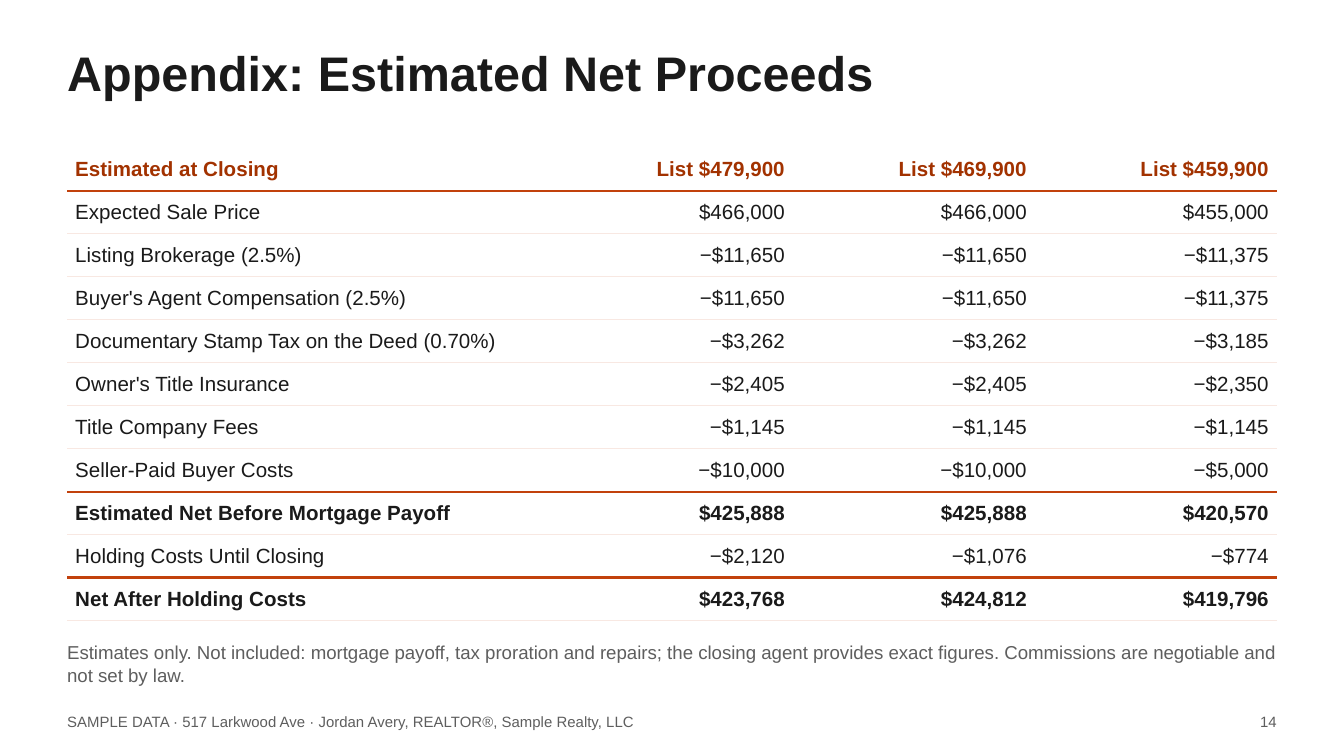
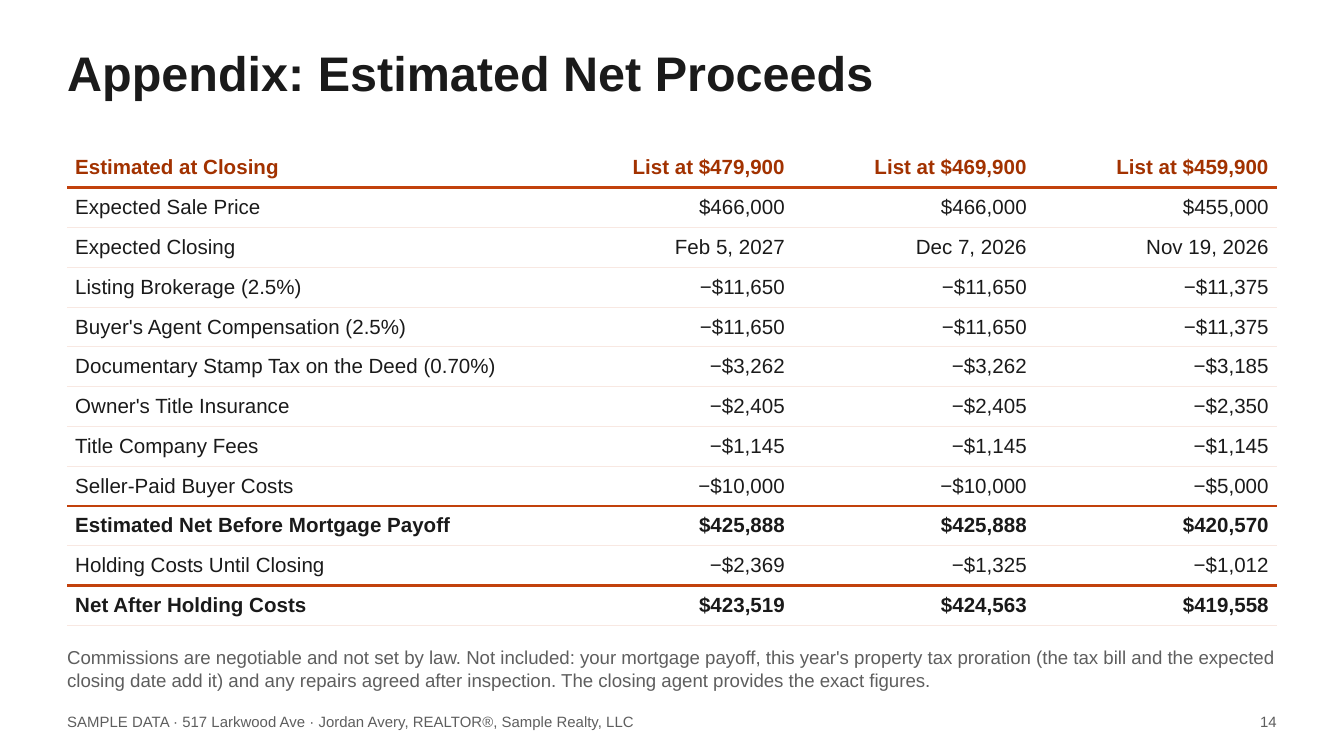
Before and after one commit to axelrivera/real-estate-skills, a slide deck: slide 14 of samples/seller-cma/517-Larkwood-Ave-Listing-Presentation.pptx. Drawn at 1344x756 pixels with LibreOffice and Linux fonts; fonts in the diff are those of the drawing. Boxes give left, top, right and bottom in pixels: in the first picture for what was removed or moved away, otherwise in the second. Text is boxed around its words. In the diff, an @@ line names an element or a change of style, - is before the commit and + after.

```diff
--- a/samples/seller-cma/517-Larkwood-Ave-Listing-Presentation.pptx
+++ b/samples/seller-cma/517-Larkwood-Ave-Listing-Presentation.pptx
@@ table at (67, 148, 1277, 621) @@
-row 1: Estimated at Closing | List $479,900 | List $469,900 | List $459,900
+row 1: Estimated at Closing | List at $479,900 | List at $469,900 | List at $459,900
+row 3: Expected Closing | Feb 5, 2027 | Dec 7, 2026 | Nov 19, 2026
-row 10: Holding Costs Until Closing | −$2,120 | −$1,076 | −$774
+row 11: Holding Costs Until Closing | −$2,369 | −$1,325 | −$1,012
-row 11: Net After Holding Costs | $423,768 | $424,812 | $419,796
+row 12: Net After Holding Costs | $423,519 | $424,563 | $419,558
@@ text at (67, 650, 1275, 691): text changed @@
-Estimates only. Not included: mortgage payoff, tax proration and repairs; the closing agent provides exact figures. Commissions are negotiable and not set by law.
+Commissions are negotiable and not set by law. Not included: your mortgage payoff, this year's property tax proration (the tax bill and the expected closing date add it) and any repairs agreed after inspection. The closing agent provides the exact figures.
```
Also in this commit, not shown: 13 other slides changed, 49 other files.
